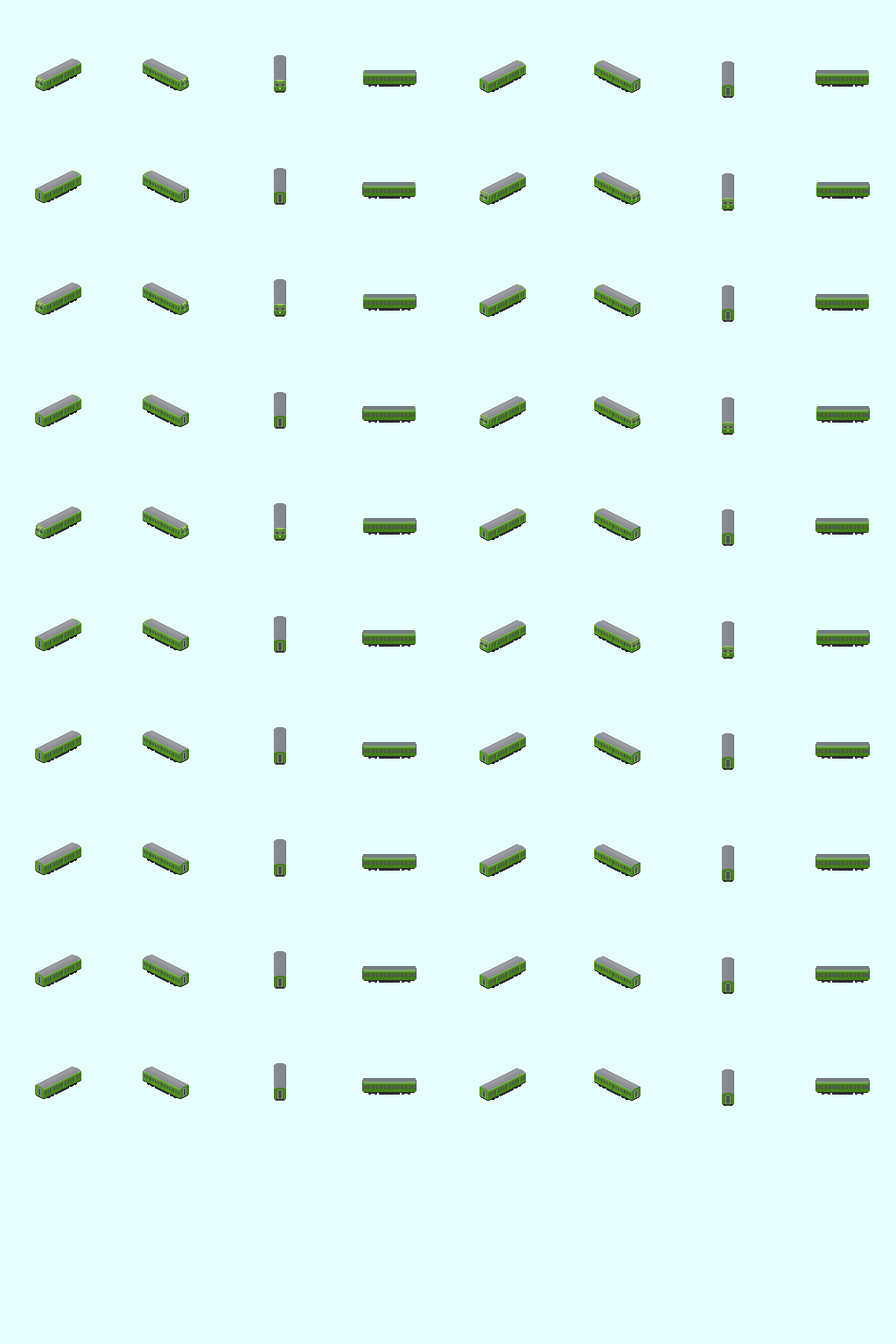
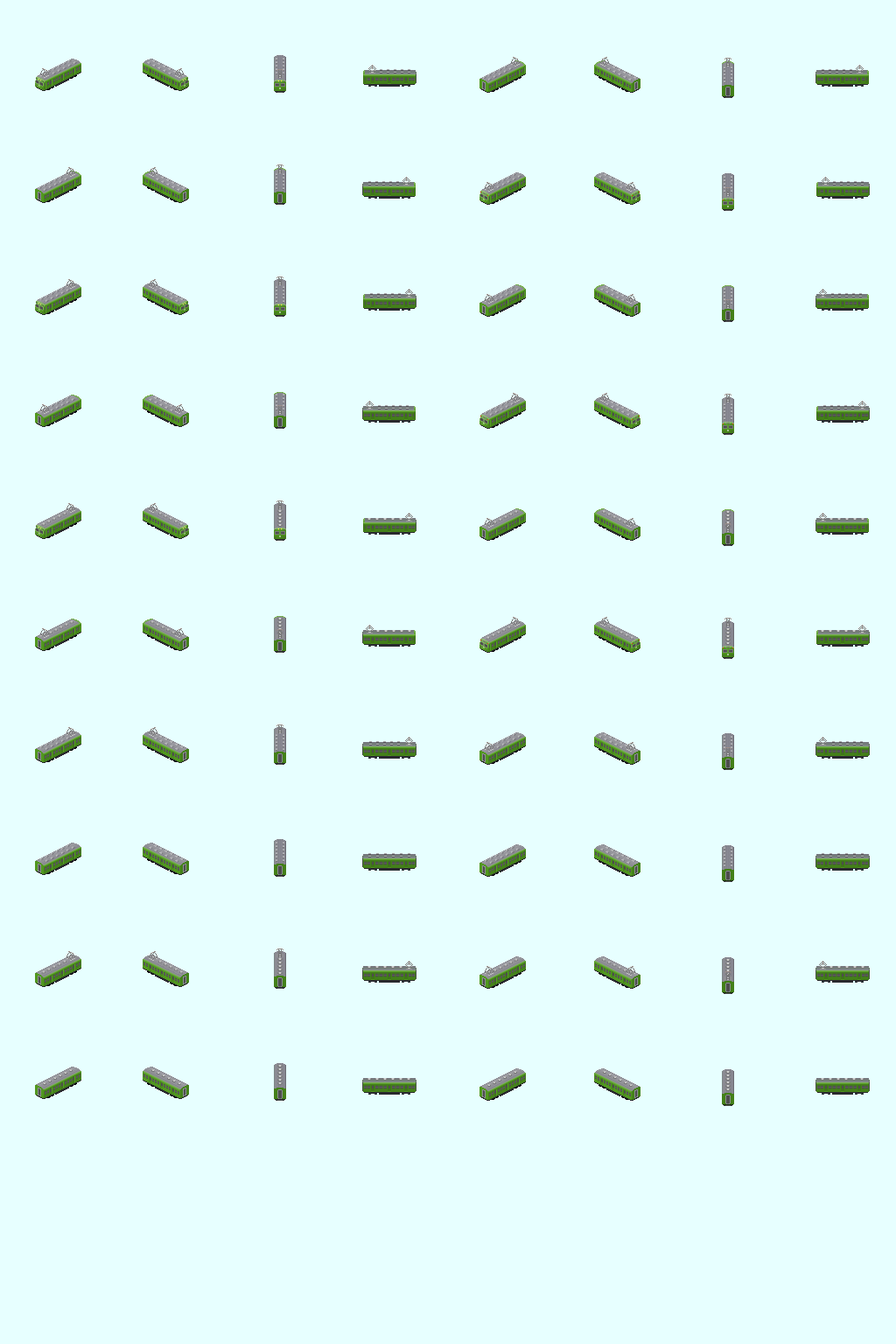
Layers edited between the first and the second 896x1344 image:
added group "屋根" with 5 layers above "アクセサリ" over [37, 56, 866, 1091]
added layer "パンタ" in group "屋根" over [40, 56, 866, 981]
added group "グローブ型ベンチレータ" with 1 layers in group "屋根" over [41, 509, 866, 1091]
added layer "レイヤー 17" in group "グローブ型ベンチレータ" over [41, 509, 866, 1091]
added group "押し込み型ベンチレータ" with 1 layers in group "屋根" over [37, 57, 864, 867]
added layer "レイヤー 10" in group "押し込み型ベンチレータ" over [37, 57, 864, 867]
painted on "顔面", masked it over [34, 77, 733, 649]
added group "ライト周り補正" (15%) with 1 layers in group "アクセサリ" over [39, 78, 731, 649]
added layer "レイヤー 20" in group "ライト周り補正" over [39, 78, 731, 649]
masked "えんじ" over [37, 68, 411, 84]
painted on "光顔横" over [34, 300, 728, 433]
painted on "ドア" over [46, 81, 510, 1087]
renamed "レイヤー 7" to "レイヤー 13", painted on it over [34, 56, 866, 1091]
